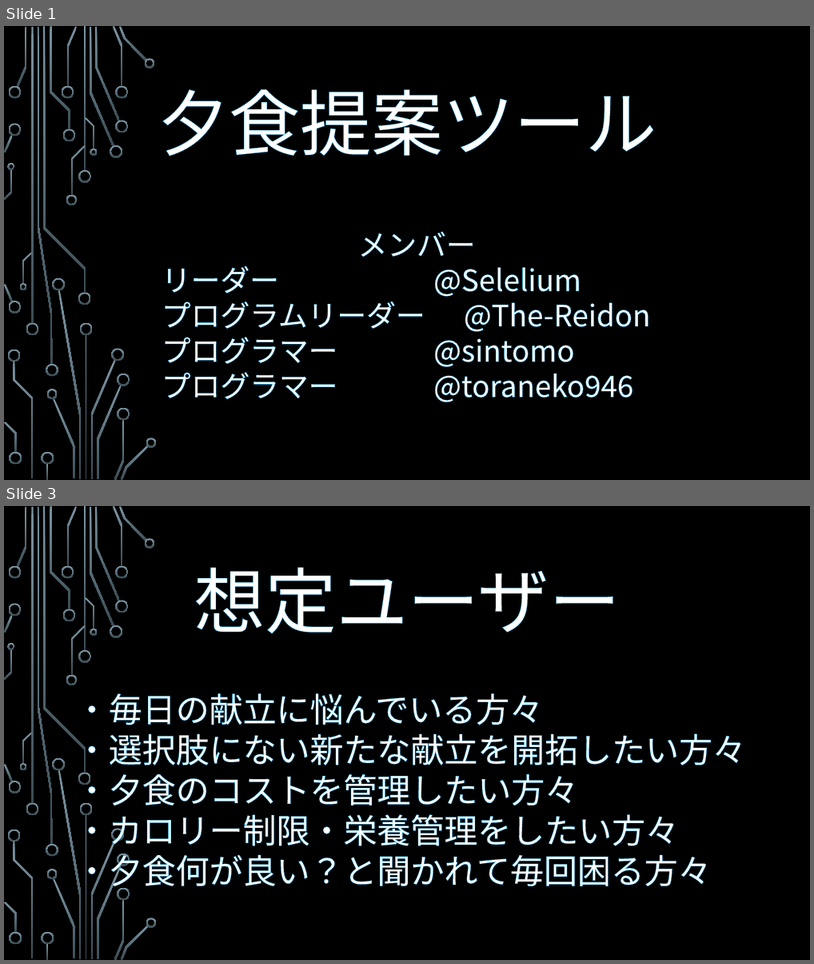
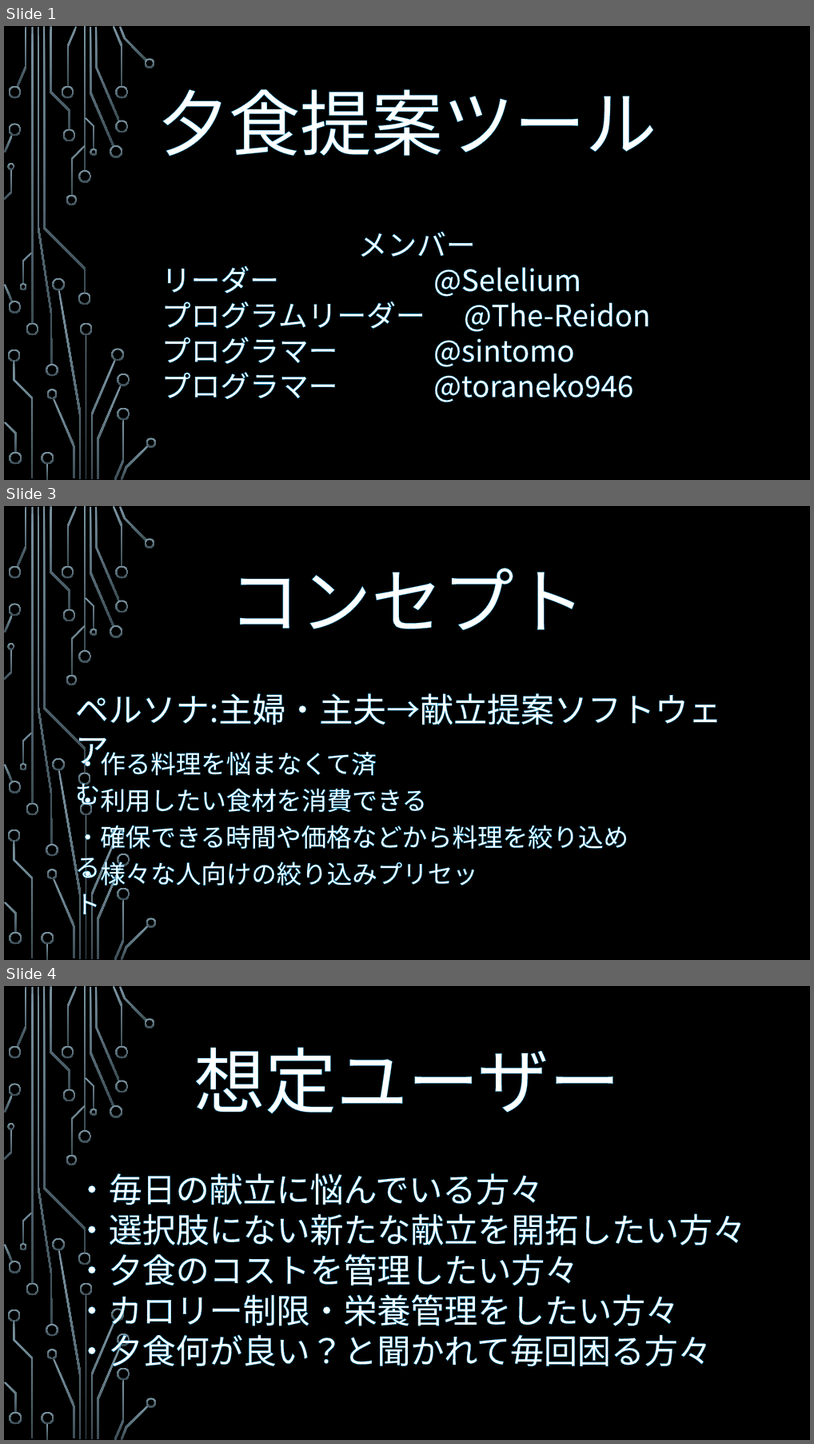
Before and after one commit to Simulaclia/MenuSuggester, a slide deck: doc/ER/献提 -MenuSuggester-.pptx. Shown one above the other, each under a label of ours: slides 1 and 3 before the commit, slides 1, 3 and 4 after it; the slides between them are not shown. The pictures are 814x964 and 814x1444 pixels, drawn with LibreOffice and Linux fonts; fonts in the diff are those of the drawing; background and template pictures are left out. Boxes give left, top, right and bottom in pixels: in the first picture for what was removed or moved away, otherwise in the second. Text is boxed around its words. In the diff, an @@ line names an element or a change of style, - is before the commit and + after.

```diff
--- a/doc/ER/献提 -MenuSuggester-.pptx
+++ b/doc/ER/献提 -MenuSuggester-.pptx
@@ slide 3 added at bbox=[4, 506, 810, 960], background picture (left out); not listed: 54 template elements that a slide beside it also shows @@
@@ text added at bbox=[229, 568, 586, 630], 85 pt, text #FFFFFF @@
+コンセプト
@@ text added at bbox=[75, 693, 722, 725], 40 pt, text #FFFFFF @@
+ペルソナ:主婦・主夫→献立提案ソフトウェア
@@ text added at bbox=[75, 747, 377, 780], 30 pt, text #FFFFFF @@
+・作る料理を悩まなくて済む
@@ text added at bbox=[75, 784, 427, 816], 30 pt, text #FFFFFF @@
+・利用したい食材を消費できる
@@ text added at bbox=[75, 820, 629, 853], 30 pt, text #FFFFFF @@
+・確保できる時間や価格などから料理を絞り込める
@@ text added at bbox=[75, 857, 478, 890], 30 pt, text #FFFFFF @@
+・様々な人向けの絞り込みプリセット
@@ what was slide 3 is now slide 4 @@
```
Also in this commit, not shown: 5 slides changed, 7 other slides added, 1 other file.
